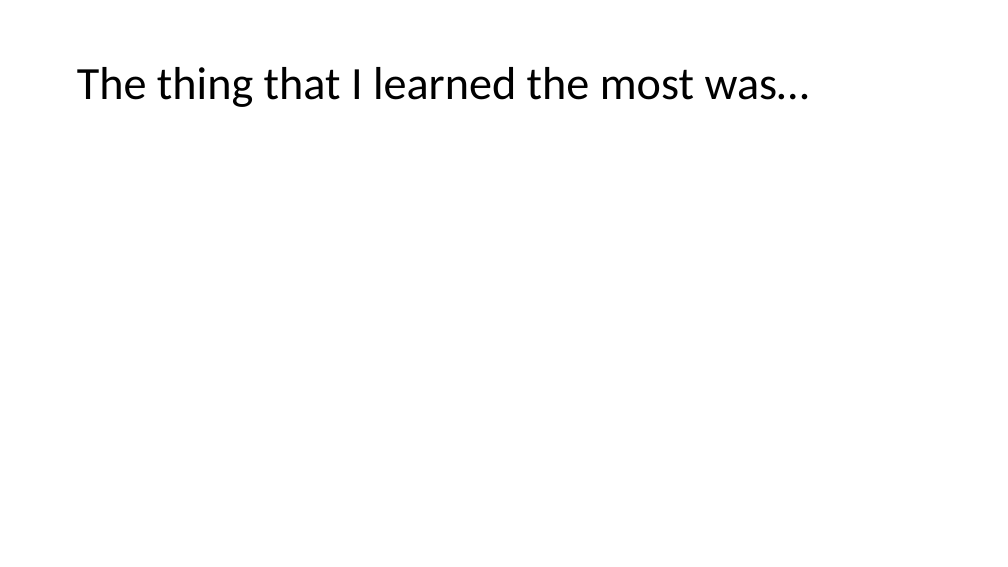
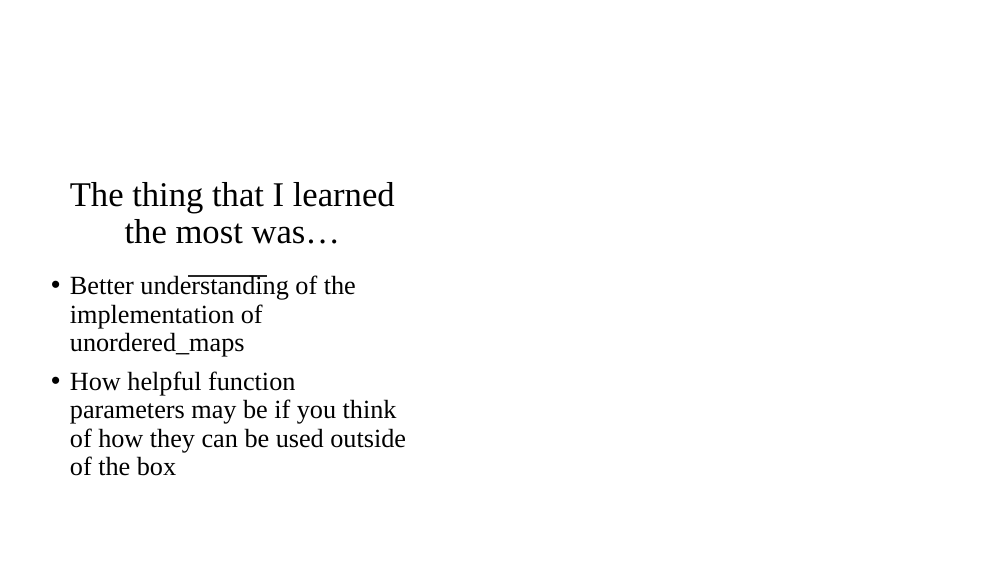
Before and after one commit to JordonBruton/BuildAComputerProgram-, a slide deck: slide 5 of presentation slide deck.pptx. Drawn at 1008x567 pixels with LibreOffice and Linux fonts; fonts in the diff are those of the drawing; background and template pictures are left out. Boxes give left, top, right and bottom in pixels: in the first picture for what was removed or moved away, otherwise in the second. Text is boxed around its words. In the diff, an @@ line names an element or a change of style, - is before the commit and + after.

```diff
--- a/presentation slide deck.pptx
+++ b/presentation slide deck.pptx
@@ freeform shape added at bbox=[0, 82, 498, 567], fill #FFFFFF at 75% opacity @@
@@ title "The thing that I learned ...": place and size @@
-title "The thing that I learned ..." at bbox=[77, 67, 810, 107]
+title "The thing that I learned ..." at bbox=[70, 182, 395, 244]
@@ title "The thing that I learned ..." at bbox=[70, 182, 395, 244]: size 44 to 33 pt, font Calibri to Times New Roman; alignment left to centre @@
@@ text added at bbox=[70, 275, 406, 476], 25 pt, text #000000 @@
+• Better understanding of the implementation of unordered_maps
+• How helpful function parameters may be if you think of how they can be used outside of the box
@@ line added from (189, 276) to (266, 276), #262626 2 pt @@
```
Also in this commit, not shown: 1 other slide changed, 3 slides added, 4 slides removed.
